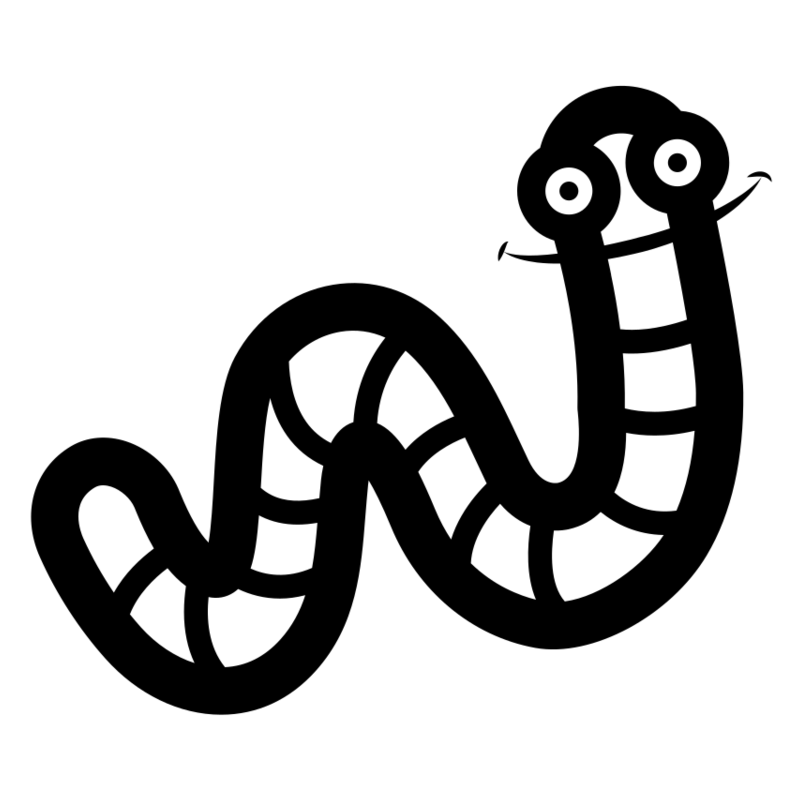
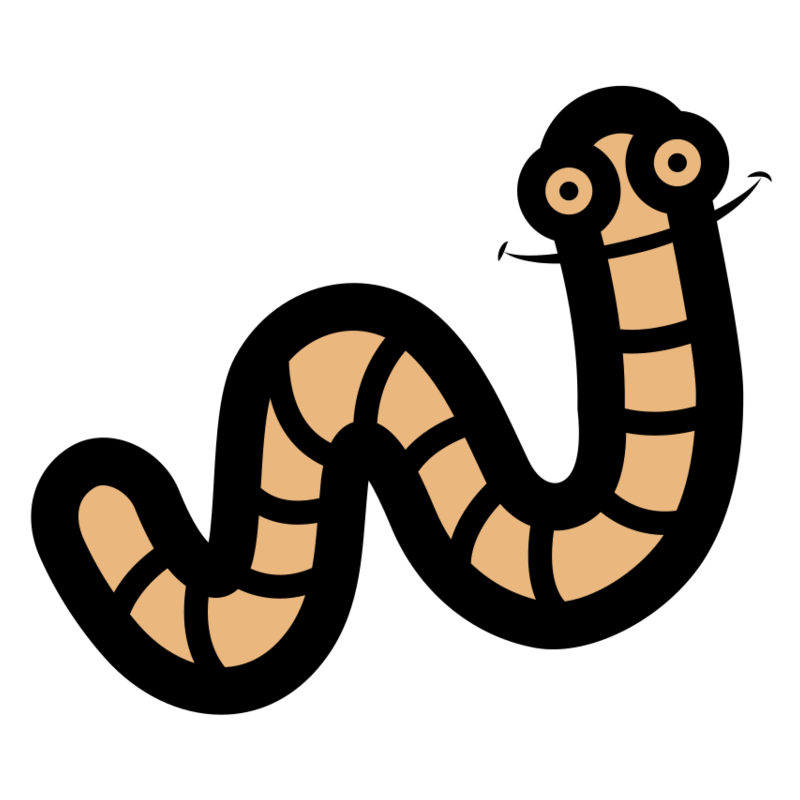
Before/after of a 800px x 800px layered artwork. What changed in the layer stack:
added layer "Layer" over 78, 132, 702, 668
